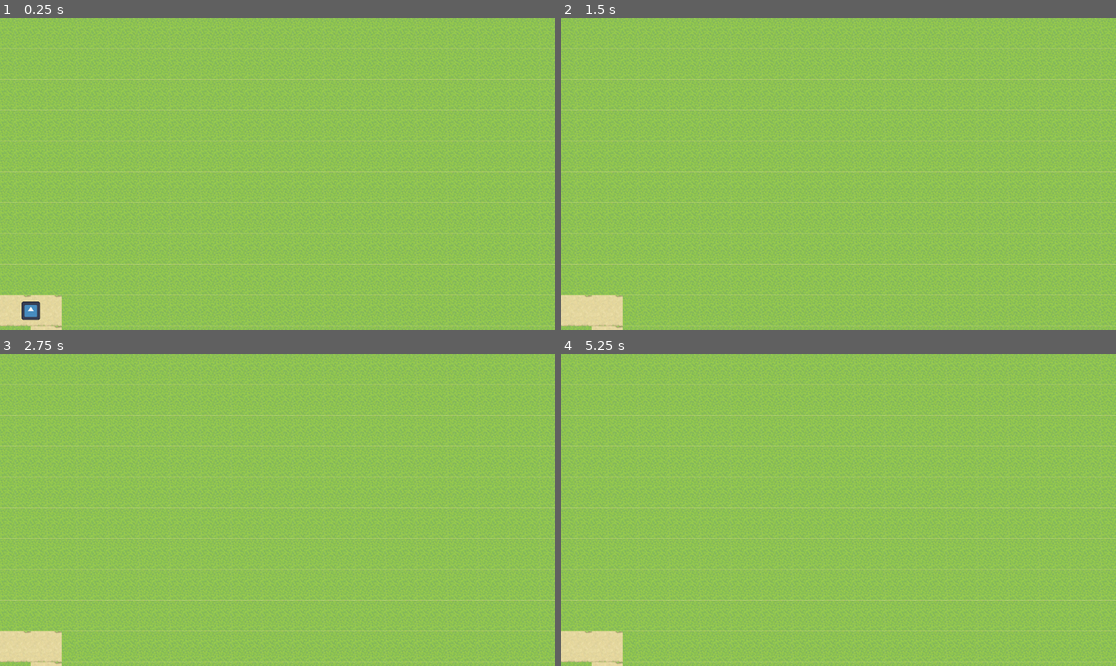
Above: before the commit, frames 1-4 (two rows, left to right).
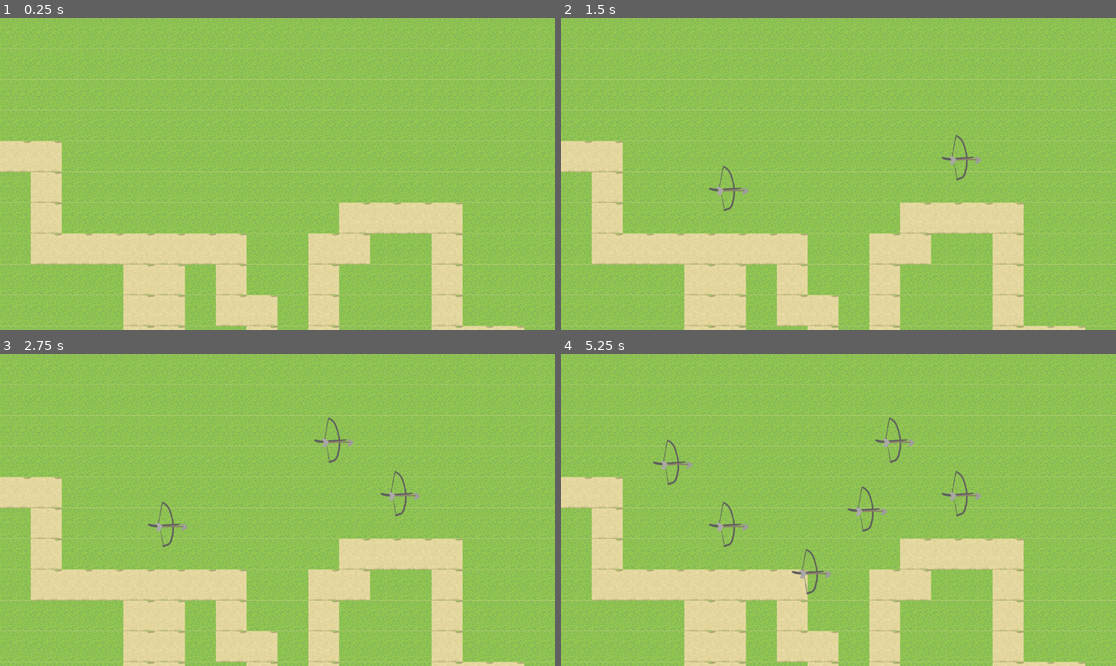
Above: after the commit, the same moments.

Repository: willNP/Tower-Defense
Game: Godot game, scene res://Scenes/main.tscn
The game is run twice, just before and just after one commit, with the same random seed, the same clock (stepped at 60 frames per second) and the same inputs. The engine's default icon, where the game draws it, is replaced by a stand-in: a white triangle on a blue panel in a dark square.
Inputs (mouse positions are in pixels of both pictures, inside the frame that each line leads up to):
- Up to frame 1 (0.25 s): no input
- Up to frame 2 (1.5 s): move the mouse to (960, 158) at 0.52 s; click (960, 158) at 0.67 s; tap Enter at 1.25 s; move the mouse to (727, 189) at 1.27 s; click (727, 189) at 1.42 s
- Up to frame 3 (2.75 s): tap Space at 2 s; move the mouse to (333, 441) at 2.02 s; click (333, 441) at 2.17 s
- Up to frame 4 (5.25 s): tap Enter at 2.75, 4.25 s; move the mouse to (810, 572) at 2.77 s; click (810, 572) at 2.92 s; tap Space at 3.5, 5 s; move the mouse to (1005, 556) at 3.52 s; click (1005, 556) at 3.67 s; move the mouse to (672, 463) at 4.27 s; click (672, 463) at 4.42 s; move the mouse to (866, 510) at 5.02 s; click (866, 510) at 5.17 s

The runs differ from the first frame. In frame 1, 17% of the frame differs, in the area x 0-95%, y 39-100%; in frame 2, 18%; in frame 3, 18%; in frame 4, 18%, in the area x 0-95%, y 20-100%.

Commit message:
Torretas con click

Diff:
--- a/Scenes/main.tscn
+++ b/Scenes/main.tscn
@@ -1,9 +1,14 @@
 [gd_scene load_steps=3 format=3 uid="uid://38rv2wi815l6"]
 
-[ext_resource type="Script" uid="uid://15x74pthel1f" path="res://Scripts/Enemies/path_2d.gd" id="2_8gbba"]
-[ext_resource type="PackedScene" uid="uid://caunlx5o7tovi" path="res://Scenes/map_generation.tscn" id="2_bo1nx"]
+[ext_resource type="PackedScene" uid="uid://c4i1pqi3f8xuh" path="res://Scenes/map_generation.tscn" id="2_bo1nx"]
+[ext_resource type="Script" uid="uid://ckqci71xhhp0w" path="res://Scripts/Towers/turret_spawner.gd" id="3_jjvhh"]
 
 [node name="Main" type="Node2D"]
-script = ExtResource("2_8gbba")
 
 [node name="MapGeneration" parent="." instance=ExtResource("2_bo1nx")]
+map_width = 30
+map_height = 15
+
+[node name="TurretSpawner" type="Node2D" parent="." node_paths=PackedStringArray("mapGen")]
+script = ExtResource("3_jjvhh")
+mapGen = NodePath("../MapGeneration")
--- a/Scripts/Enemies/path_2d.gd
+++ /dev/null
@@ -1,5 +0,0 @@
-extends Node2D
-
-var goblin : Goblin
-func _init() -> void:
-	goblin = Goblin.new()
--- a/Scripts/Map/path_controller.gd
+++ b/Scripts/Map/path_controller.gd
@@ -11,9 +11,6 @@
 var show_path: bool = true
 
 var _path_node: Path2D
-var _path_follow: PathFollow2D
-var _debug_icon: Sprite2D
-var _debug_tween: Tween
 
 
 func setup(parent_node: Node, config: Dictionary) -> void:
@@ -26,8 +23,6 @@
 	show_path = config.get("show_path", show_path)
 
 	_ensure_path_node()
-	if not show_debug_icon:
-		_remove_debug_icon()
 
 
 func update_path(points: Array[Vector2]) -> void:
@@ -42,11 +37,6 @@
 
 	_path_node.curve = curve
 	_path_node.visible = show_path
-
-	if show_debug_icon:
-		_update_debug_icon(curve)
-	else:
-		_remove_debug_icon()
 
 
 func get_path_curve() -> Curve2D:
@@ -78,86 +68,3 @@
 	_path_node.visible = show_path
 	_path_node.z_as_relative = false
 	_path_node.z_index = 100
-
-
-func _update_debug_icon(curve: Curve2D) -> void:
-	_ensure_debug_icon()
-	if _path_follow == null:
-		return
-
-	if _debug_tween and _debug_tween.is_running():
-		_debug_tween.kill()
-
-	if curve == null or curve.get_point_count() == 0:
-		_path_follow.progress_ratio = 0.0
-		return
-
-	_path_follow.progress_ratio = 0.0
-
-	var path_length: float = curve.get_baked_length()
-	var duration: float = max(path_length / float(tile_size) * 0.5, 1.5)
-
-	if parent:
-		_debug_tween = parent.create_tween()
-		_debug_tween.tween_property(_path_follow, "progress_ratio", 1.0, duration)
-
-
-func _ensure_debug_icon() -> void:
-	if not show_debug_icon:
-		_remove_debug_icon()
-		return
-
-	if _path_follow and is_instance_valid(_path_follow):
-		if _path_follow.get_parent() != _path_node and _path_node:
-			_path_follow.get_parent().remove_child(_path_follow)
-			_path_node.add_child(_path_follow)
-		_path_follow.z_as_relative = false
-		_path_follow.z_index = 101
-		_ensure_icon_node()
-		return
-
-	if _path_node == null:
-		return
-
-	_path_follow = PathFollow2D.new()
-	_path_follow.name = "DebugPathFollow"
-	_path_follow.rotates = false
-	_path_follow.loop = false
-	_path_follow.z_as_relative = false
-	_path_follow.z_index = 101
-
-	_ensure_icon_node()
-
-	_path_node.add_child(_path_follow)
-
-
-func _ensure_icon_node() -> void:
-	if _debug_icon and is_instance_valid(_debug_icon):
-		_debug_icon.visible = true
-		_debug_icon.z_as_relative = false
-		_debug_icon.z_index = 102
-		return
-
-	if icon_texture == null:
-		return
-
-	_debug_icon = Sprite2D.new()
-	_debug_icon.texture = icon_texture
-	_debug_icon.centered = true
-	_debug_icon.scale = Vector2(icon_scale, icon_scale)
-	_debug_icon.z_as_relative = false
-	_debug_icon.z_index = 102
-	_path_follow.add_child(_debug_icon)
-
-
-func _remove_debug_icon() -> void:
-	if _debug_tween and _debug_tween.is_running():
-		_debug_tween.kill()
-
-	if _debug_icon and is_instance_valid(_debug_icon):
-		_debug_icon.queue_free()
-	_debug_icon = null
-
-	if _path_follow and is_instance_valid(_path_follow):
-		_path_follow.queue_free()
-	_path_follow = null
--- a/Scripts/Resources/Maps/map1.gd
+++ b/Scripts/Resources/Maps/map1.gd
@@ -1,7 +1,5 @@
-extends Path2D
+extends Node2D
 class_name Map_1
-
-
 
 # Enemies
 var enemies = {
@@ -31,6 +29,7 @@
 		var random_key = keys[randi() % keys.size()]
 		var enemy_instance : Character = enemies[random_key].instantiate()
 
+
 		var path_follow = PathFollow2D.new()
 		path_follow.loop = false
 		path_follow.rotates = false
@@ -38,9 +37,10 @@
 		add_child(path_follow)
 
 		enemy_instance.pathFollow = path_follow
-		enemy_instance.path = self
-
+		enemy_instance.path = $MapGeneration.get_path_node()
+		print("enemy spawned")
 		count += 1
 	else:
+
 		print("Oleada terminada")
 		timer.queue_free()
--- /dev/null
+++ b/Scripts/Towers/turret_spawner.gd
@@ -0,0 +1,32 @@
+extends Node2D
+class_name TurretSpawner
+
+@export var mapGen : MapManager = null
+
+var turrets : Dictionary = {
+
+	crossbow = preload("res://Scenes/Towers/crossbow.tscn")
+
+}
+var tiles : Array
+
+func _ready() -> void:
+	tiles = mapGen.grid
+
+
+func _unhandled_input(event: InputEvent) -> void:
+	if event is InputEventMouseButton and event.pressed and event.button_index == MOUSE_BUTTON_LEFT:
+		var mouse_pos = get_global_mouse_position()
+		var tile_coords = Vector2i(mouse_pos / mapGen.tile_size)
+		if _is_tile_valid(tile_coords):
+			var tile_value = tiles[tile_coords.y][tile_coords.x]
+			if tile_value != 1:
+				print("Tile clickeado en:", tile_coords, "valor:", tile_value)
+				var turret : Crossbow = turrets["crossbow"].instantiate()
+				turret.global_position = mouse_pos
+				self.get_parent().add_child(turret)
+			else:
+				print("Tile clickeado es un path")
+
+func _is_tile_valid(coords: Vector2i) -> bool:
+	return coords.x >= 0 and coords.x < mapGen.map_width and coords.y >= 0 and coords.y < mapGen.map_height
--- a/Scripts/map_generation.gd
+++ b/Scripts/map_generation.gd
@@ -1,6 +1,5 @@
+extends Node2D
 class_name MapManager
-extends Node2D
-
 
 signal path_updated(curve: Curve2D, path_points: Array[Vector2])
 
@@ -33,6 +32,9 @@
 var _path_controller: PathController = PathController.new()
 var _map_data: MapData
 
+var grid: Array = []
+
+
 
 func _ready() -> void:
 	_map_generator.randomize()
@@ -48,7 +50,7 @@
 	if _map_data == null:
 		return
 
-	var grid: Array = _map_data.get_grid()
+	grid = _map_data.get_grid()
 	_tile_renderer.render(self, grid, tile_size, grass_texture, path_texture)
 
 	var path_points: Array[Vector2] = _map_data.get_path_points()
Not shown: 1 places in Scenes/map_generation.tscn that only renumber resources
Not shown, removed: Scripts/Enemies/path_2d.gd.uid
Not shown, added: Scripts/Towers/turret_spawner.gd.uid
Not shown, added: Scenes/main.tscn11098388324.tmp
